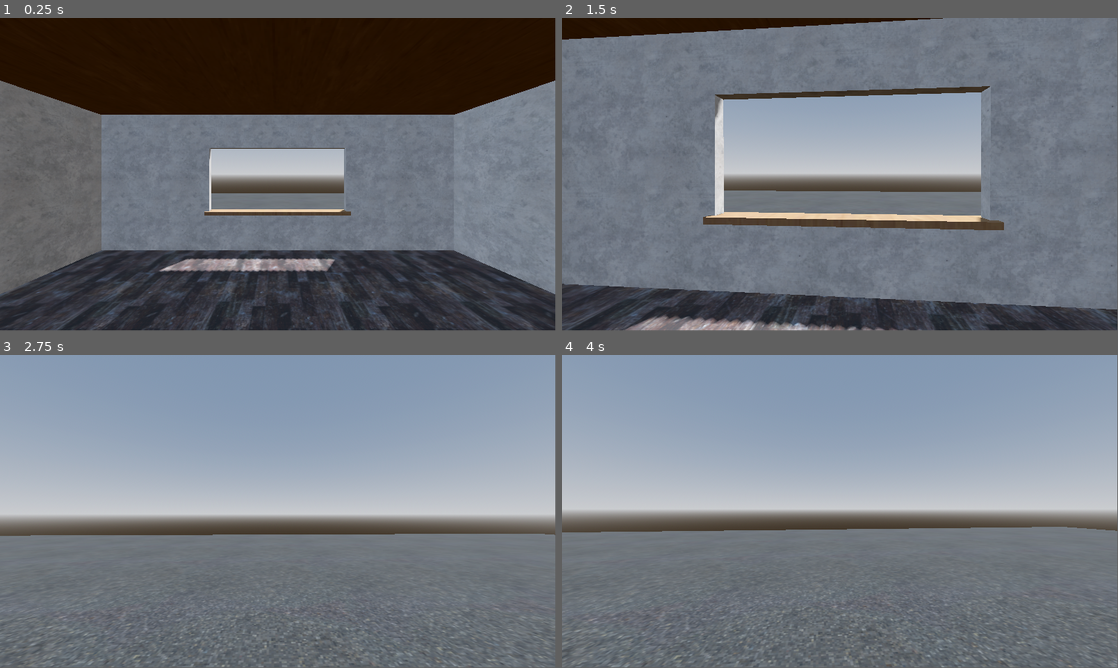
Above: before the commit, frames 1-4 (two rows, left to right).
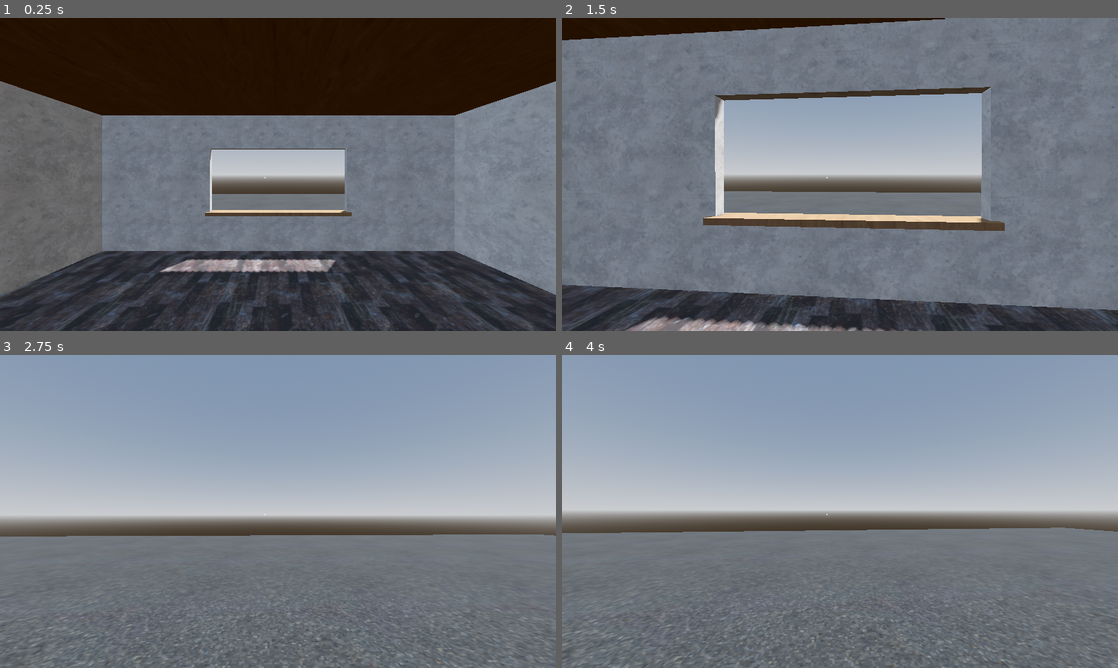
Above: after the commit, the same moments.

Repository: DrOtter3000/tinyworld
Game: Godot game, scene res://Environment/level.tscn
The game is run twice, just before and just after one commit, with the same random seed, the same clock (stepped at 60 frames per second) and the same inputs.
Inputs (mouse positions are in pixels of both pictures, inside the frame that each line leads up to):
- Up to frame 1 (0.25 s): no input
- Up to frame 2 (1.5 s): move the mouse to (867, 171) at 0.52 s; hold W (move_forward) from 0.53 s (still down); tap E (interact) at 0.6, 1.35 s; move the mouse to (812, 174) at 1.27 s
- Up to frame 3 (2.75 s): keep holding W (move_forward); move the mouse to (289, 505) at 2.02 s; tap E (interact) at 2.1 s
- Up to frame 4 (4 s): keep holding W (move_forward); move the mouse to (834, 514) at 2.77 s; tap E (interact) at 2.85, 3.6 s; move the mouse to (878, 514) at 3.52 s
In our replay, the window is 799x449 before the commit and 800x450 after it. These sizes can differ from the game's own. Grey fills any space a smaller window leaves; there, only what the larger window draws over its background counts as a difference.

The runs differ from the first frame. In frame 1, 1.7% of the frame differs, in the area x 0-100%, y 20-100%; in frame 2, 1.7%, in the area x 0-100%, y 0-100%; in frame 3, 1.2%; in frame 4, 1.4%.

Commit message:
add interactor prompt

Diff:
--- a/Characters/player.gd
+++ b/Characters/player.gd
@@ -23,6 +23,7 @@
 
 #Interactions
 @onready var interaction_ray_cast: RayCast3D = $Camera3D/InteractionRayCast
+@onready var interaction_label: Label = $InteractionLabel
 
 
 func _ready() -> void:
@@ -47,10 +48,14 @@
 
 func _process(delta: float) -> void:
 	cam_bob(delta)
-	if Input.is_action_just_pressed("interact"):
-		var interactor = interaction_ray_cast.get_collider()
-		if interactor != null and interactor.has_method("use"):
+	var interactor = interaction_ray_cast.get_collider()
+	if interactor != null and interactor.has_method("use"):
+		interaction_label.text = "(E) " + interactor.prompt
+		if Input.is_action_just_pressed("interact"):
 			interactor.use()
+	else:
+		interaction_label.text = "."
+
 
 
 func _input(event: InputEvent) -> void:
--- a/Characters/player.tscn
+++ b/Characters/player.tscn
@@ -26,8 +26,22 @@
 transform = Transform3D(1, 0, 0, 0, 1, 0, 0, 0, 1, 0, 1.7, 0)
 
 [node name="InteractionRayCast" type="RayCast3D" parent="Camera3D"]
-target_position = Vector3(0, 0, -5)
+target_position = Vector3(0, 0, -1.5)
 collide_with_areas = true
 
 [node name="StepPlayer" type="AudioStreamPlayer" parent="."]
 stream = ExtResource("2_eovys")
+
+[node name="InteractionLabel" type="Label" parent="."]
+anchors_preset = 8
+anchor_left = 0.5
+anchor_top = 0.5
+anchor_right = 0.5
+anchor_bottom = 0.5
+offset_left = -30.5
+offset_top = -11.5
+offset_right = 30.5
+offset_bottom = 11.5
+grow_horizontal = 2
+grow_vertical = 2
+text = "Interact"
--- a/Interactors/door.gd
+++ b/Interactors/door.gd
@@ -5,16 +5,28 @@
 @onready var animation_player: AnimationPlayer = $AnimationPlayer
 
 
+func _ready() -> void:
+	set_door_text()
+
+
 func use() -> void:
 	if interactable:
 		if open:
+			open = false
 			animation_player.play("close")
-			open = false
 		else:
+			open = true
 			animation_player.play("open")
-			open = true
 		interactable = false
+		set_door_text()
 
 
 func _on_animation_player_animation_finished(anim_name: StringName) -> void:
 	interactable = true
+
+
+func set_door_text():
+	if open:
+		prompt = "close door"
+	else:
+		prompt = "open door"
--- a/Interactors/door.tscn
+++ b/Interactors/door.tscn
@@ -172,6 +172,7 @@
 
 [node name="Door" instance=ExtResource("1_2uf0a")]
 script = ExtResource("2_xbd1c")
+prompt = "open door"
 
 [node name="CollisionShape3D" parent="." index="0"]
 transform = Transform3D(1, 0, 0, 0, 1, 0, 0, 0, 1, 0, 1.24989, 0)
--- a/Interactors/interactor.gd
+++ b/Interactors/interactor.gd
@@ -1,5 +1,7 @@
 extends Area3D
 class_name Interactor
+
+@export var prompt := "Interact"
 
 
 func use() -> void:
--- a/project.godot
+++ b/project.godot
@@ -14,6 +14,10 @@
 run/main_scene="res://Environment/level.tscn"
 config/features=PackedStringArray("4.4", "Forward Plus")
 config/icon="res://icon.svg"
+
+[display]
+
+window/stretch/mode="viewport"
 
 [filesystem]
 
